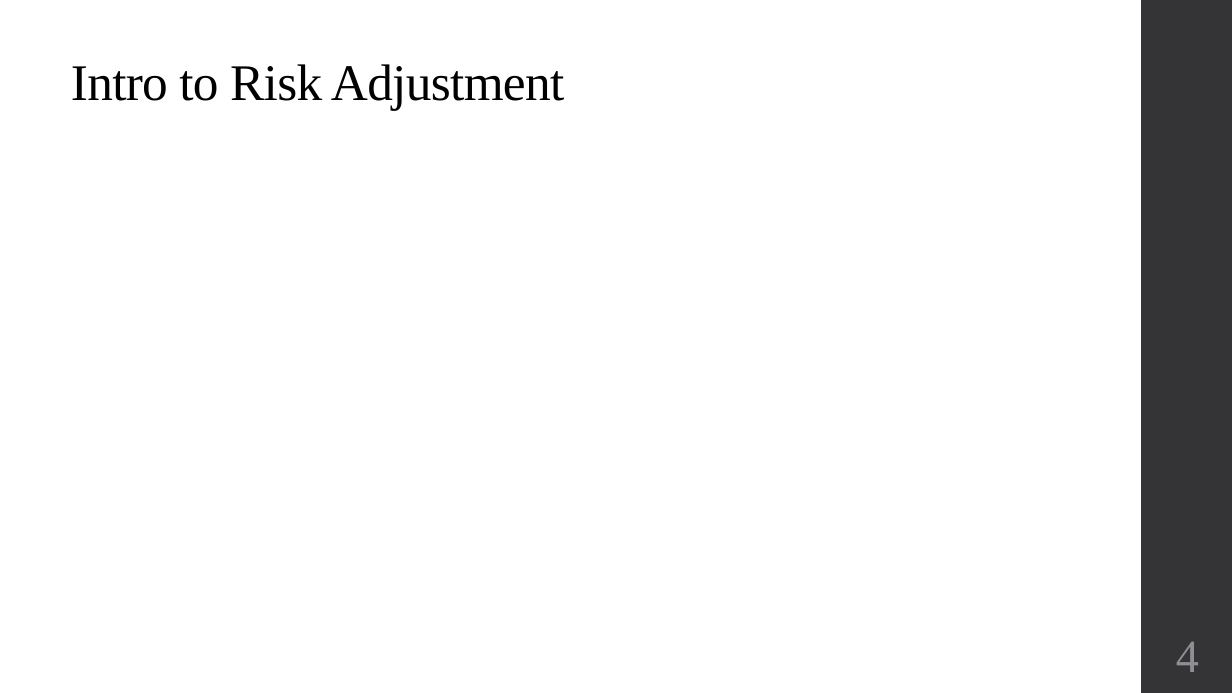
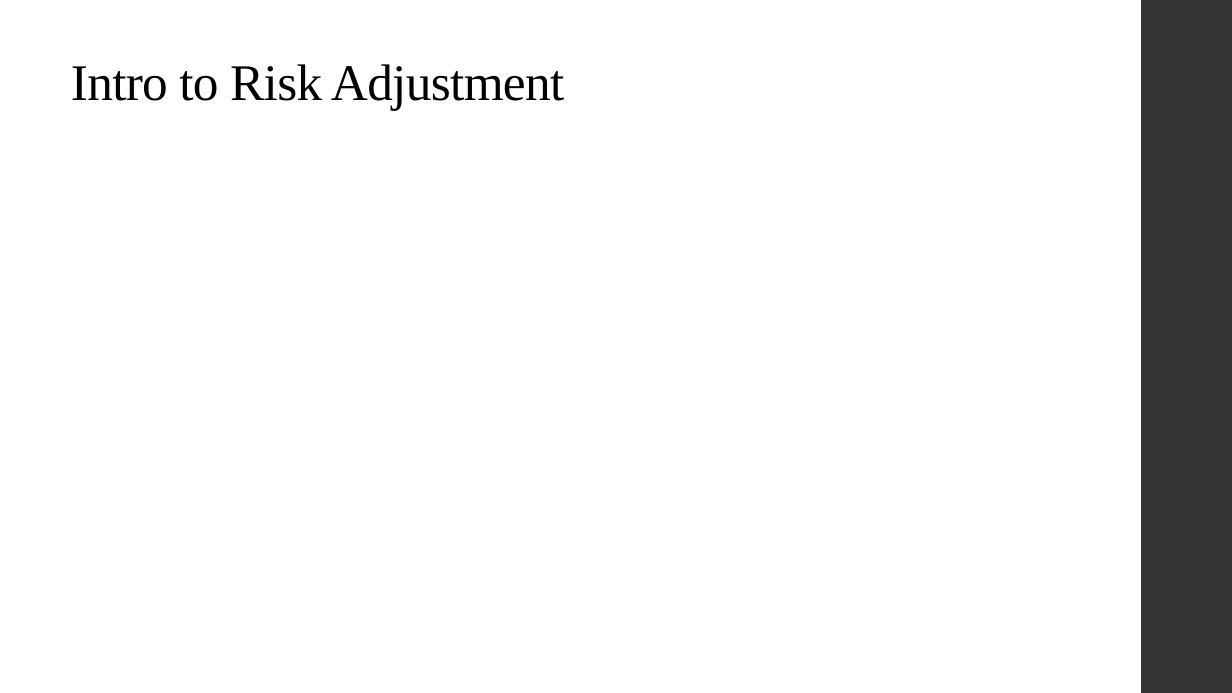
Before and after one commit to alex-hoagland/HAD6750H, a slide deck: slide 4 of Lecture07_QualityCompetition/Slides_RA_QualityCompetition_2023W.pptx. Drawn at 1232x693 pixels with LibreOffice and Linux fonts; fonts in the diff are those of the drawing; grey boxes stand for pictures. Boxes give left, top, right and bottom in pixels: in the first picture for what was removed or moved away, otherwise in the second. Text is boxed around its words. In the diff, an @@ line names an element or a change of style, - is before the commit and + after.

```diff
--- a/Lecture07_QualityCompetition/Slides_RA_QualityCompetition_2023W.pptx
+++ b/Lecture07_QualityCompetition/Slides_RA_QualityCompetition_2023W.pptx
@@ page number removed at [1176, 642, 1199, 672] @@
-4
```
Also in this commit, not shown: 1 other slide changed, 9 other files.
